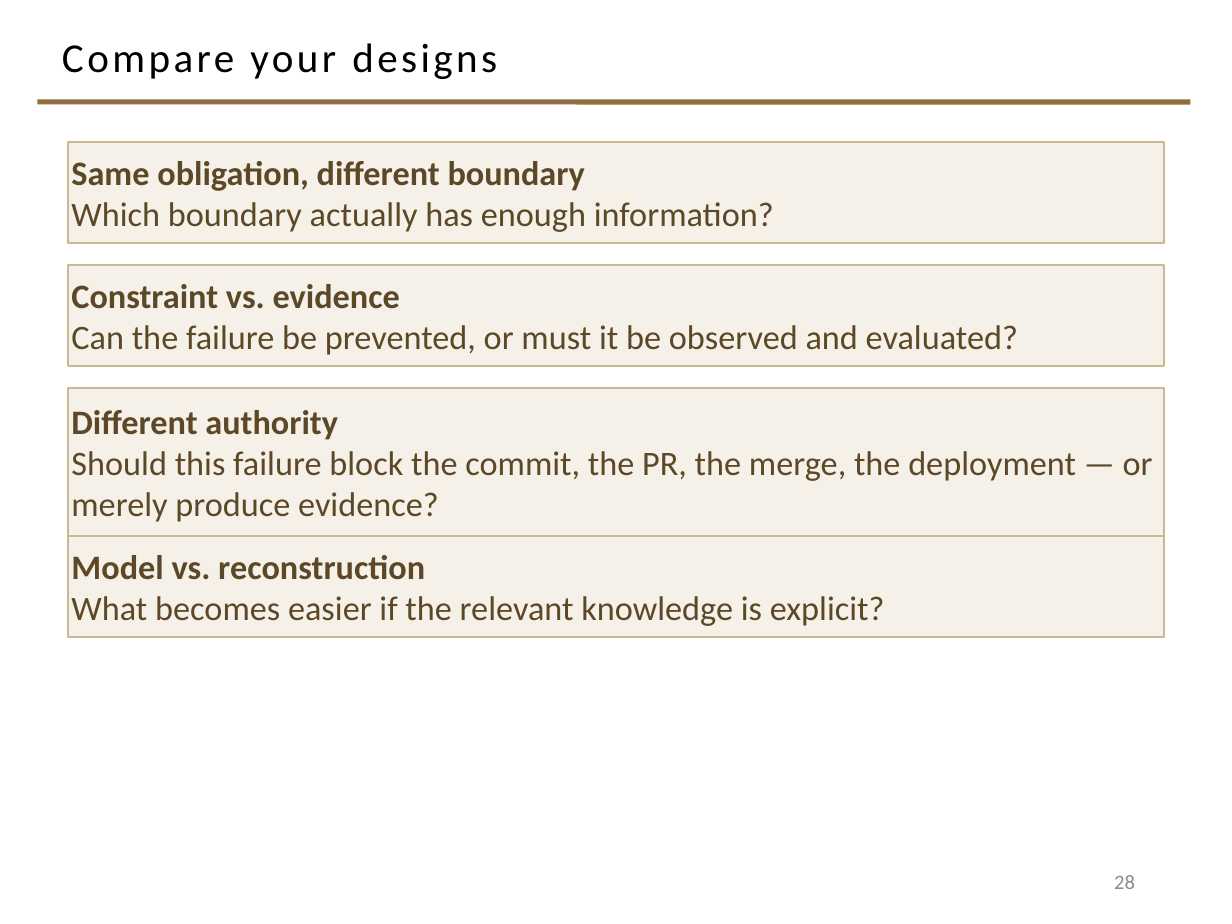
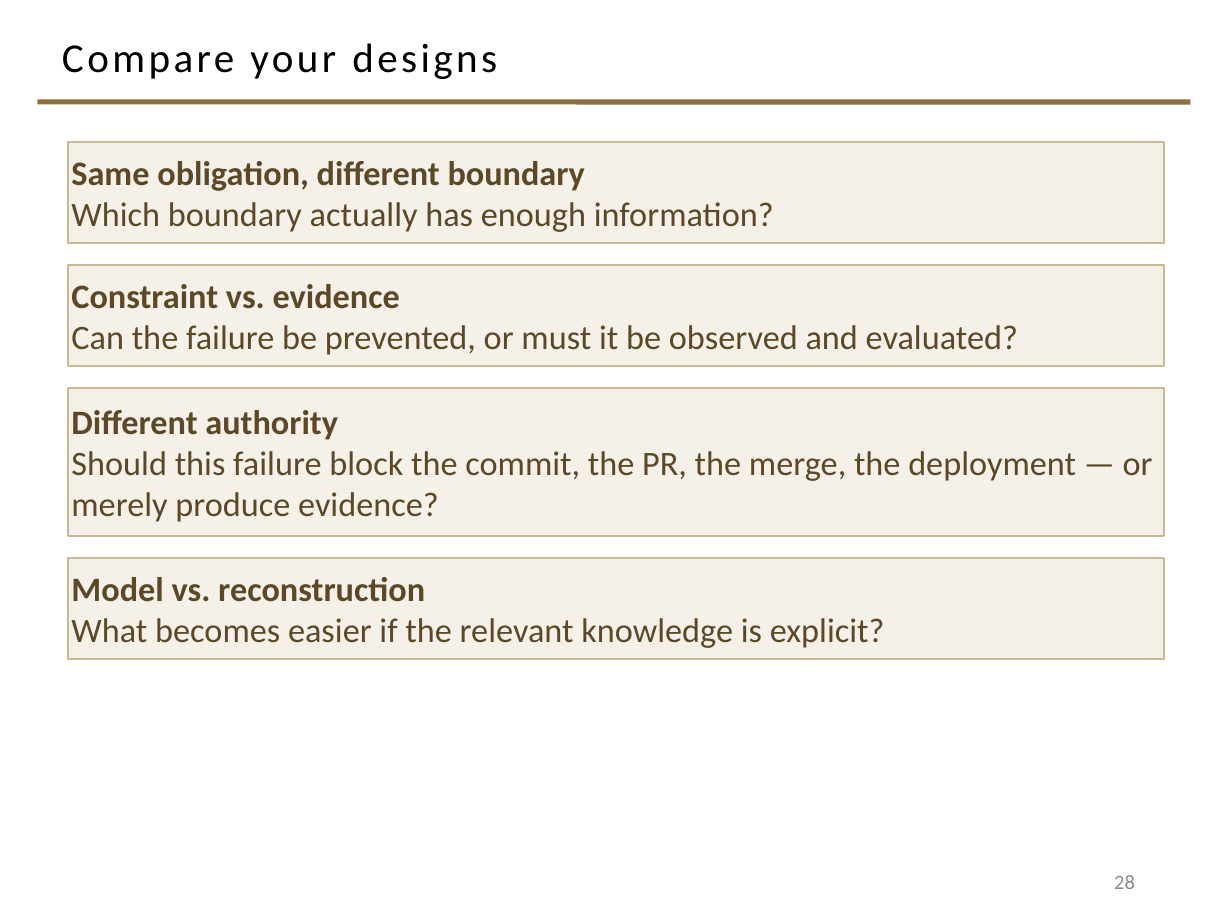
Before and after one commit to davisjam/model-based-agentic-software-engineering, a slide deck: slide 28 of course/lectures/act-2-delegation-and-control/03-alignment/2-3-Alignment.pptx. Drawn at 1232x924 pixels with LibreOffice and Linux fonts; fonts in the diff are those of the drawing; background and template pictures are left out. Boxes give left, top, right and bottom in pixels: in the first picture for what was removed or moved away, otherwise in the second. Text is boxed around its words. In the diff, an @@ line names an element or a change of style, - is before the commit and + after.

Commit message:
deck 2-3: slide 28 — separate touching cards 3/4 (Compare4 down 13pt to match sibling gaps)

```diff
--- a/course/lectures/act-2-delegation-and-control/03-alignment/2-3-Alignment.pptx
+++ b/course/lectures/act-2-delegation-and-control/03-alignment/2-3-Alignment.pptx
@@ rectangle "Model vs. reconstruction": place and size @@
-rectangle "Model vs. reconstruction" at (68, 536, 1164, 637)
+rectangle "Model vs. reconstruction" at (68, 558, 1164, 659)
```
